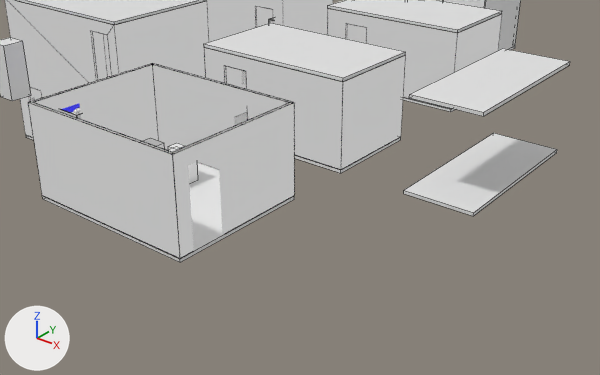
The Blender file Assets/Models/props.blend: old version first, new version second.
One viewpoint serves both versions: a camera (50 mm lens) standing at (16.95, -16.71, 9.4) and looking at (7.43, -4.81, 2.02). Every picture has the same lights, and +X, +Y and +Z are marked at lower left. Mesh edges are drawn as thin lines on the coarser meshes.

The scene before the commit, as lines of its bpy script (objects in view):
```python
me_cube_021 = bpy.data.meshes.new('Cube.021')
me_cube_021.from_pydata(...)  # a box spanning x -1.0..1.0, y -1.0..1.0, z 0.0..2.0
me_plane_001 = bpy.data.meshes.new('Plane.001')
me_plane_001.from_pydata(...)  # 8 vertices, 4 faces; spans x 0.0..5.0, y 0.0..3.0, z 0.0..2.5
me_plane_001.materials.append(mat_pared)
me_plane_001.materials.append(mat_black)  # black #000000
me_plane_002 = bpy.data.meshes.new('Plane.002')
me_plane_002.from_pydata(...)  # 8 vertices, 4 faces; spans x 0.0..5.0, y 0.0..3.0, z 0.0..2.5
me_plane_002.materials.append(mat_pared)
me_plane_002.materials.append(mat_black)  # black #000000
ob_paredes = bpy.data.objects.new('Paredes', me_plane_002)
ob_paredes.location = (0.0, 0.0, 0.0)
_m = ob_paredes.modifiers.new('Solidify', 'SOLIDIFY')
_m.thickness = 0.1
_m = ob_paredes.modifiers.new('BTool_Cube', 'BOOLEAN')
_m.object = ob_puerta
_m.solver = 'FLOAT'
_m = ob_paredes.modifiers.new('BTool_ventana', 'BOOLEAN')
_m.object = ob_ventana
_m.solver = 'FLOAT'
_m = ob_paredes.modifiers.new('Wireframe', 'WIREFRAME')
_m.thickness = 0.03
_m.use_replace = False
_m.material_offset = 1
ob_paredes_001 = bpy.data.objects.new('Paredes.001', me_plane_001)
ob_paredes_001.location = (0.0, 6.0, 0.0)
_m = ob_paredes_001.modifiers.new('Solidify', 'SOLIDIFY')
_m.thickness = 0.1
_m = ob_paredes_001.modifiers.new('BTool_Cube', 'BOOLEAN')
_m.object = ob_puerta_002
_m.solver = 'FLOAT'
_m = ob_paredes_001.modifiers.new('BTool_ventana', 'BOOLEAN')
_m.object = ob_ventana_001
_m.solver = 'FLOAT'
_m = ob_paredes_001.modifiers.new('Wireframe', 'WIREFRAME')
_m.thickness = 0.03
_m.use_replace = False
_m.material_offset = 1
ob_refrigeradora = bpy.data.objects.new('Refrigeradora', me_cube_021)
ob_refrigeradora.location = (-7.0, -2.0, 0.0)
ob_refrigeradora.scale = (0.335, 0.36, 0.935)
# also in view: 'Paredes.009' at (-4.5, 7.5, 1.21); 'Piso.004' at (8.0, 2.5, -0.05); 'Paredes.008' at (1.7, 12.5, 1.25); 'Piso.002' at (2.5, 7.5, 2.55); 'Techo' at (8.0, 2.5, 2.55)
```
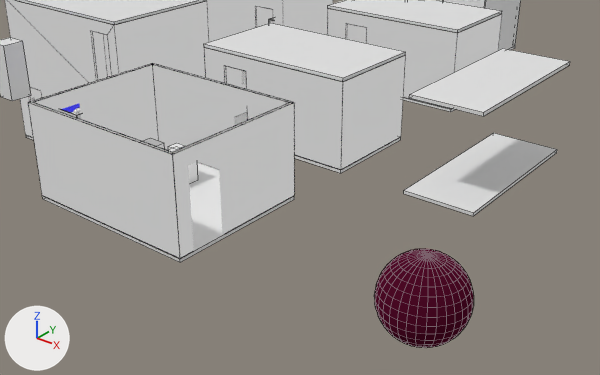
Changed parts and their boxes [x1, y1, x2, y2] in the pictures (600 x 375 px):
'paleta', added
    after: [374, 249, 474, 348]

The edits, one by one:
Material 'Rojo' (mat_rojo) is new.
Its base color is (0.0865, 0.00368, 0.0222) (dark red #530c29).
Its roughness is 0.5.
Mesh me_sphere is new.
It is a UV sphere (32 segments, 16 rings, poles along z) spanning x -1.0..1.0, y -1.0..1.0, z -1.0..1.0.
It uses material mat_rojo (dark red #530c29).
Object 'paleta' (ob_paleta) is new; it shows me_sphere.
Its location is (10.0, -4.0, 0.0).
